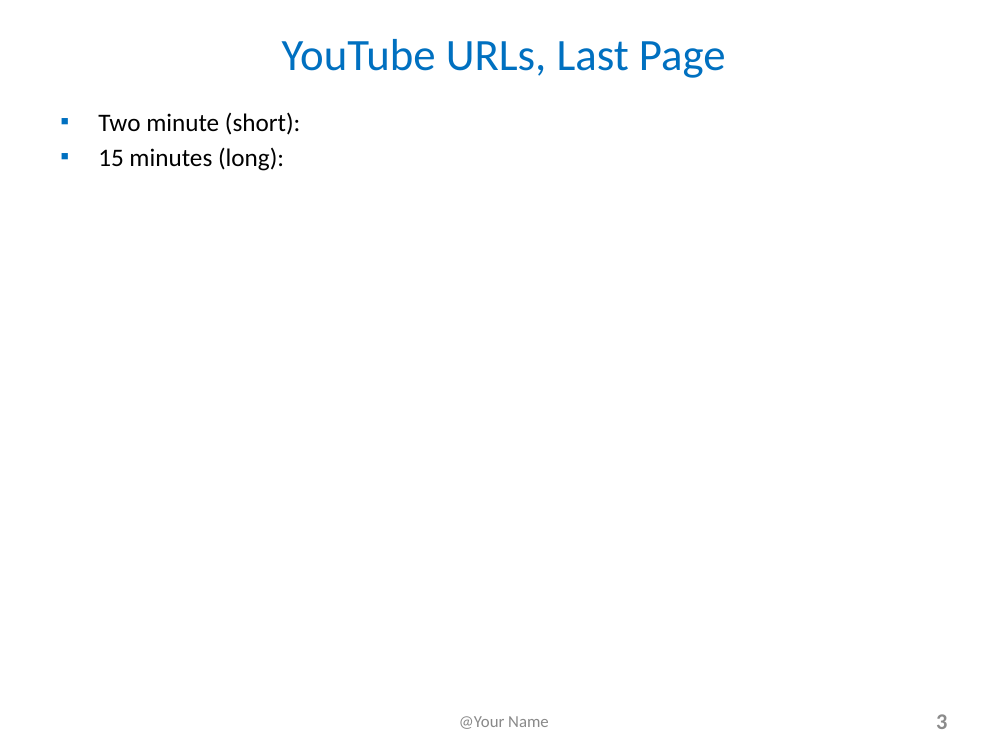
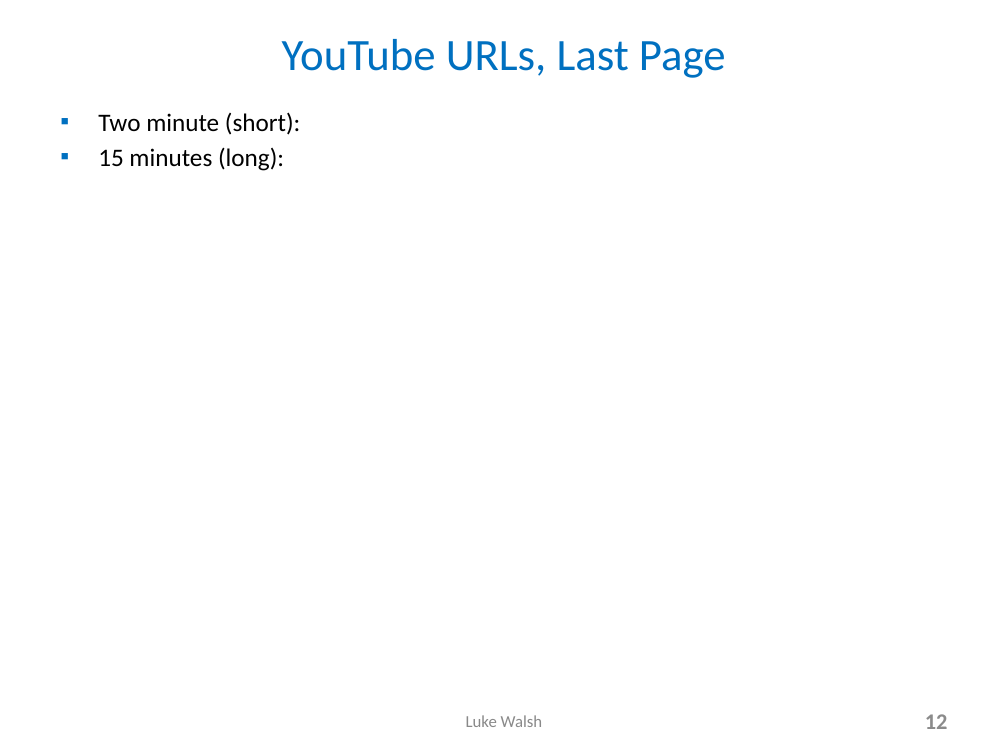
Before and after one commit to lukewalshct/Twitter_Sentiment, a slide deck: slide 12 of LWalsh_FinalProjectSlides.pptx (slide 3 before the commit). Drawn at 1008x756 pixels with LibreOffice and Linux fonts; fonts in the diff are those of the drawing. Boxes give left, top, right and bottom in pixels: in the first picture for what was removed or moved away, otherwise in the second. Text is boxed around its words. In the diff, an @@ line names an element or a change of style, - is before the commit and + after.

Commit message:
added PPT

```diff
--- a/LWalsh_FinalProjectSlides.pptx
+++ b/LWalsh_FinalProjectSlides.pptx
@@ text at (x1=466, y1=715, x2=543, y2=727): text changed @@
-@Your Name
+Luke Walsh
@@ page number at (x1=925, y1=714, x2=948, y2=729): text changed @@
-3
+12
```
Also in this commit, not shown: 2 other slides changed, 9 slides added, 2 other files.
